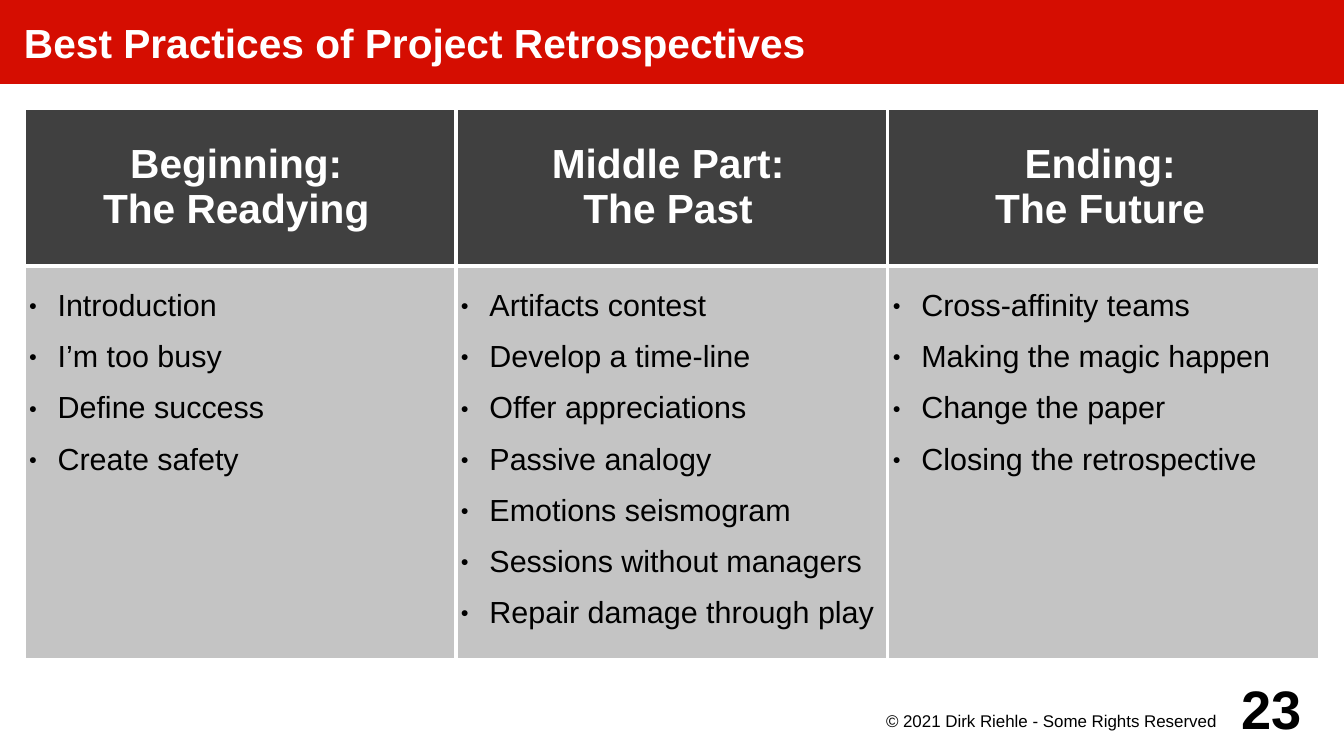
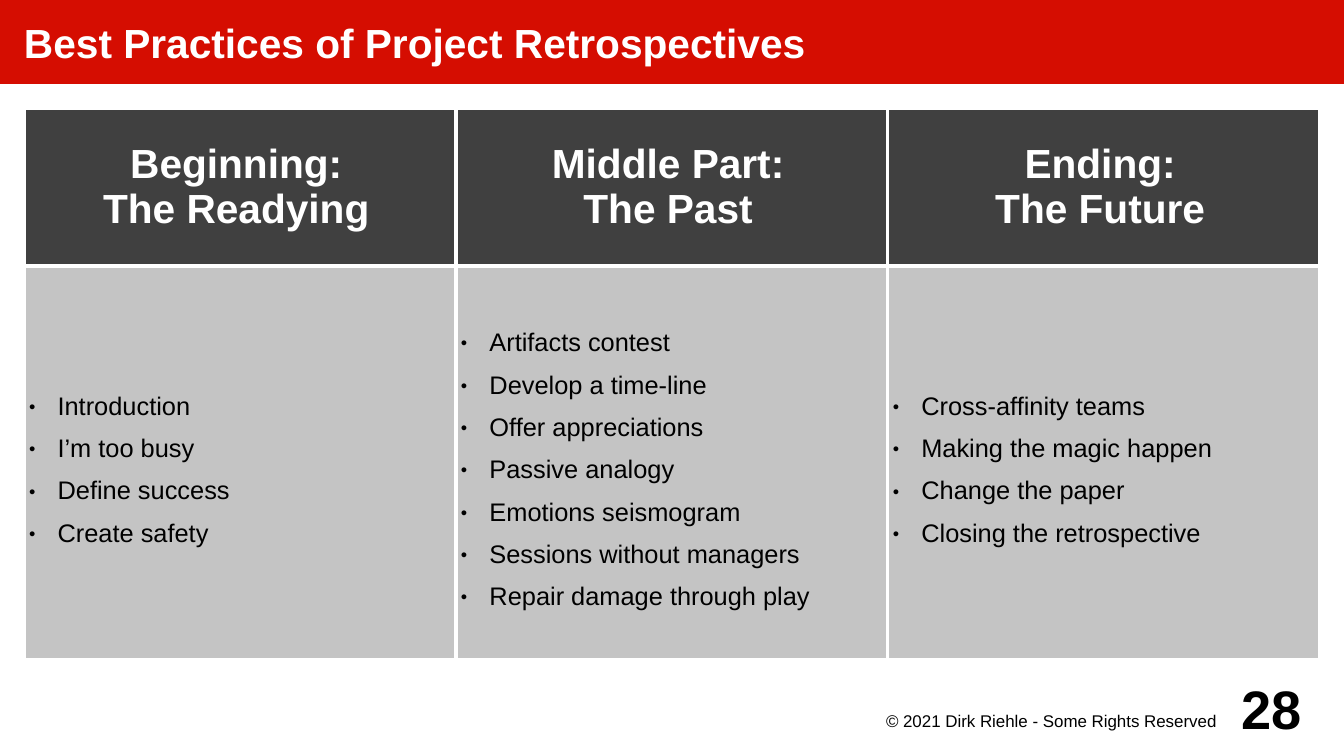
Before and after one commit to dirkriehle/amos-course, a slide deck: slide 28 of Lecture slides/AMOS G01 - Process Improvement.odp (slide 23 before the commit). Drawn at 1344x756 pixels with LibreOffice and Linux fonts; fonts in the diff are those of the drawing. Boxes give left, top, right and bottom in pixels: in the first picture for what was removed or moved away, otherwise in the second. Text is boxed around its words. In the diff, an @@ line names an element or a change of style, - is before the commit and + after.

```diff
--- a/Lecture slides/AMOS G01 - Process Improvement.odp
+++ b/Lecture slides/AMOS G01 - Process Improvement.odp
@@ table at box(24, 109, 1321, 661) @@
@@ size 18 to 15 pt in "Introduction", "I’m too busy", "Define success", "Create safety" and 11 more places @@
@@ page number at box(1242, 691, 1302, 730): text changed @@
-23
+28
```
Also in this commit, not shown: 4 other slides changed, 5 slides added, 19 other files.
